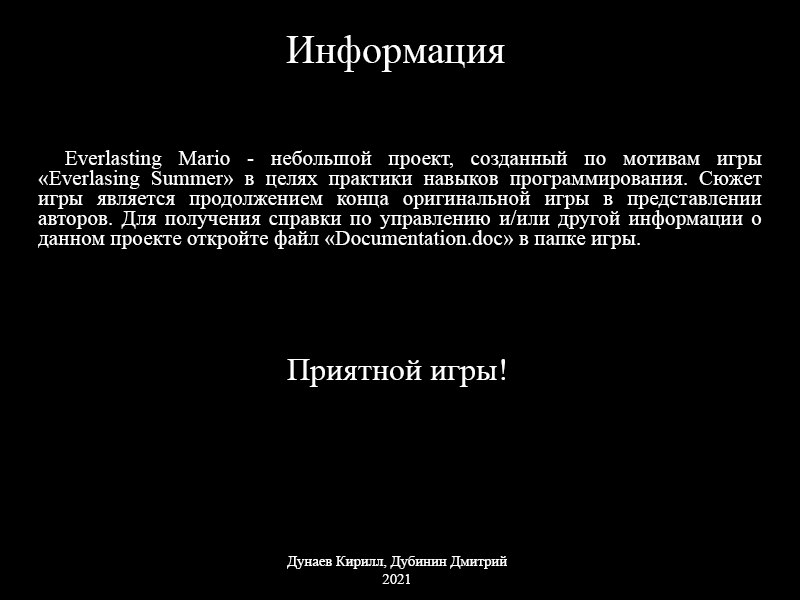
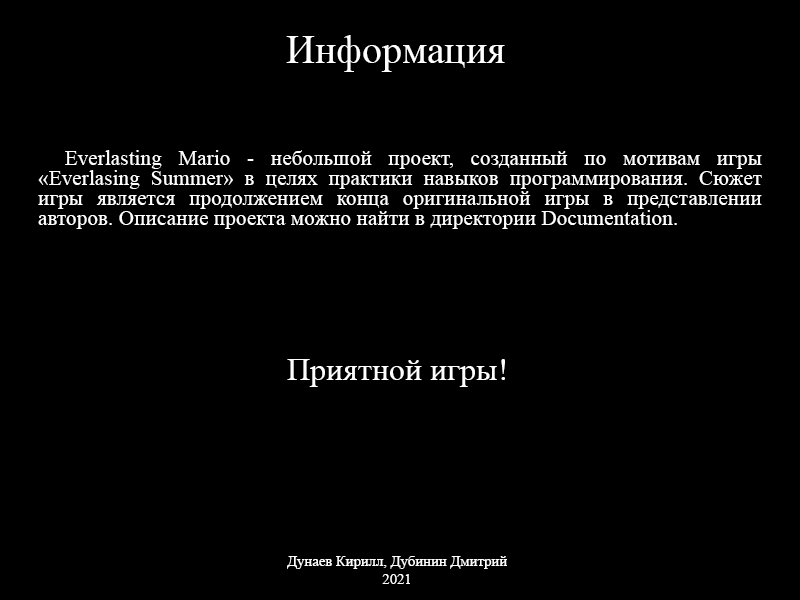
Revision of a layered (800, 600) image; what changed, layer by layer:
painted on "Everlasting Mario - небольшой проект, созданный по мотивам игры" over (38, 210, 762, 249)
